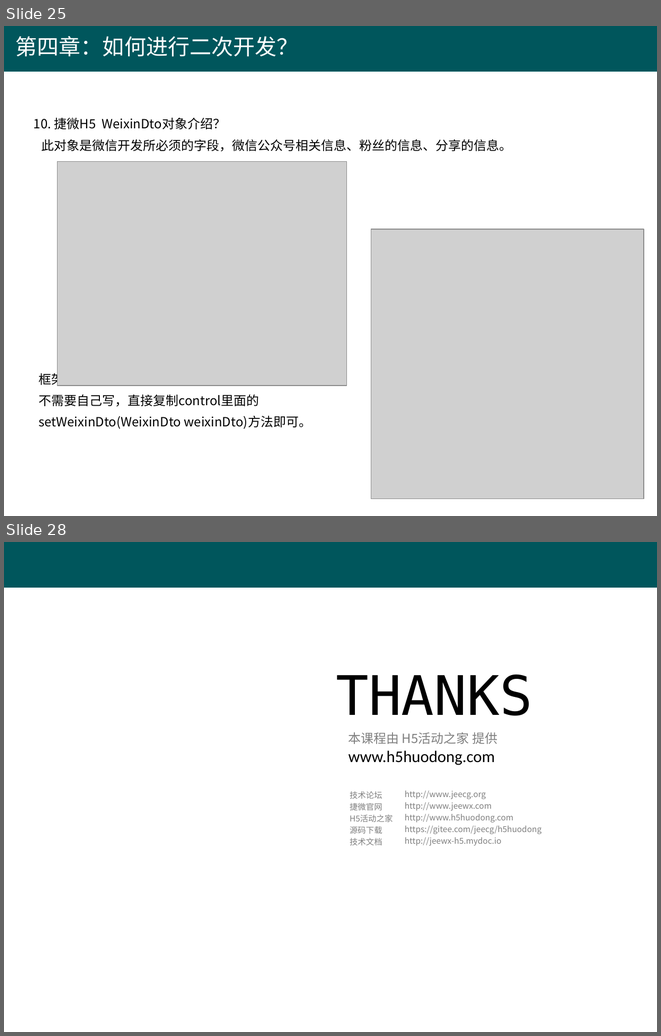
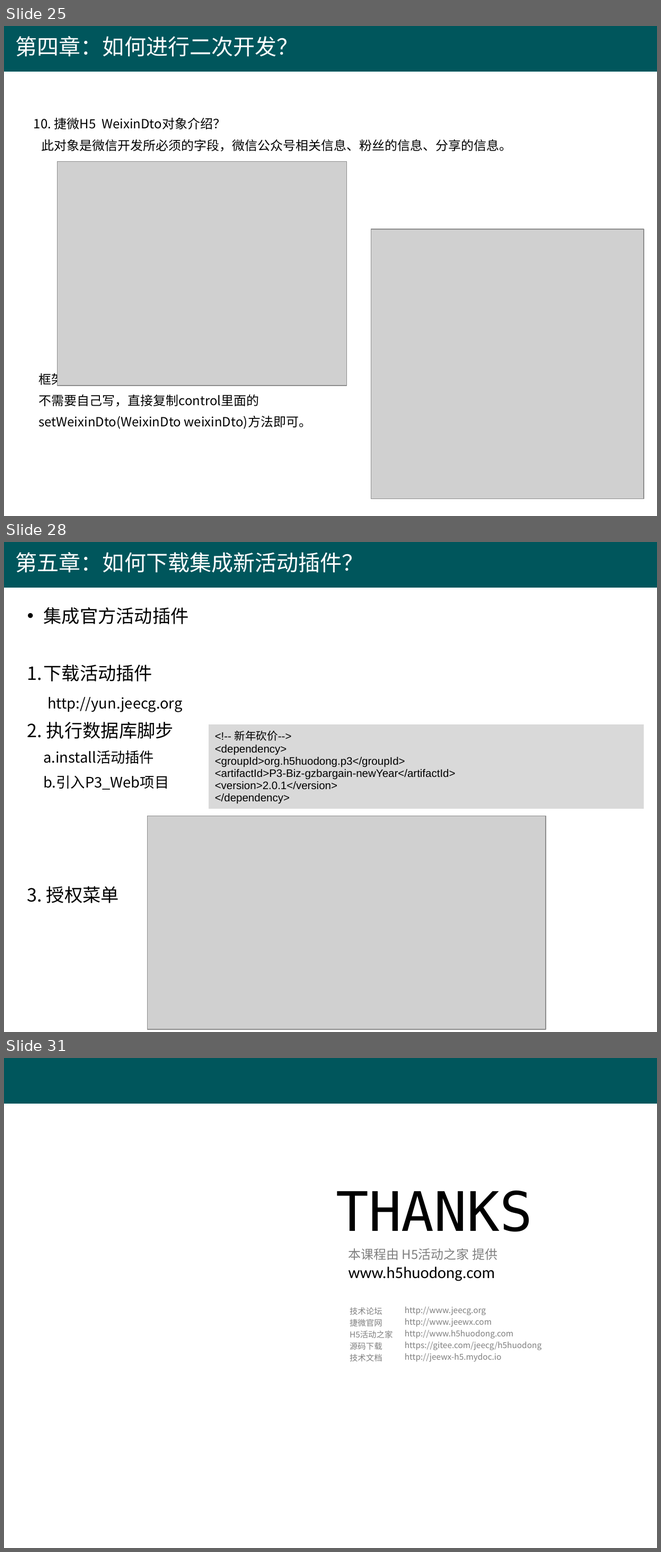
Before and after one commit to bukaop/H5-weixin, a slide deck: 捷微H5活动平台 - 开发入门教程 .ppt. Shown one above the other, each under a label of ours: slides 25 and 28 before the commit, slides 25, 28 and 31 after it; the slides between them are not shown. The pictures are 661x1036 and 661x1552 pixels, drawn with LibreOffice and Linux fonts; fonts in the diff are those of the drawing; grey boxes stand for pictures; background and template pictures are left out. Boxes give left, top, right and bottom in pixels: in the first picture for what was removed or moved away, otherwise in the second. Text is boxed around its words. In the diff, an @@ line names an element or a change of style, - is before the commit and + after.

```diff
--- a/捷微H5活动平台 - 开发入门教程 .ppt
+++ b/捷微H5活动平台 - 开发入门教程 .ppt
@@ slide 28 added at (4,542,657,1032), background #FFFFFF; not listed: 1 template element that a slide beside it also shows @@
@@ text added at (16,552,364,573), 24 pt, text #FFFFFF @@
+第五章：如何下载集成新活动插件？
@@ text added at (27,607,189,903), 16 pt, text #000000 @@
+• 集成官方活动插件
+1. 下载活动插件
+http://yun.jeecg.org
+2. 执行数据库脚步
+a.install活动插件
+b.引入P3_Web项目
+3. 授权菜单
@@ table added at (209,724,644,809), 1 rows, 1 columns @@
+<!-- 新年砍价--> / <dependency> / <groupId>org.h5huodong.p3</groupId> / <artifactId>P3-Biz-gzbargain-newYear</artifactId> / <version>2.0.1</version> / </dependency>
@@ picture added at (147,815,545,1029) @@
@@ what was slide 28 is now slide 31 @@
```
Also in this commit, not shown: 1 slide changed, 2 other slides added.
